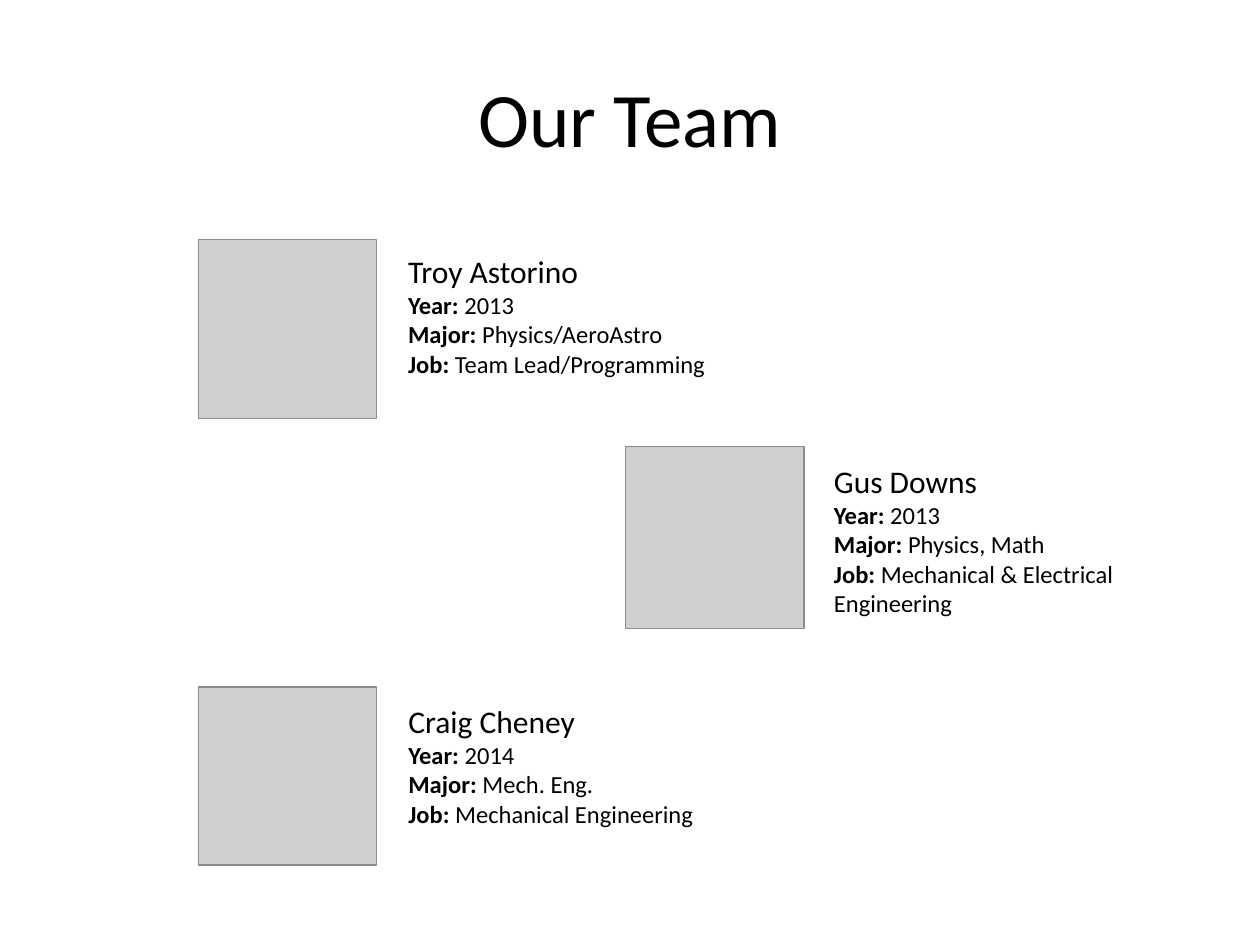
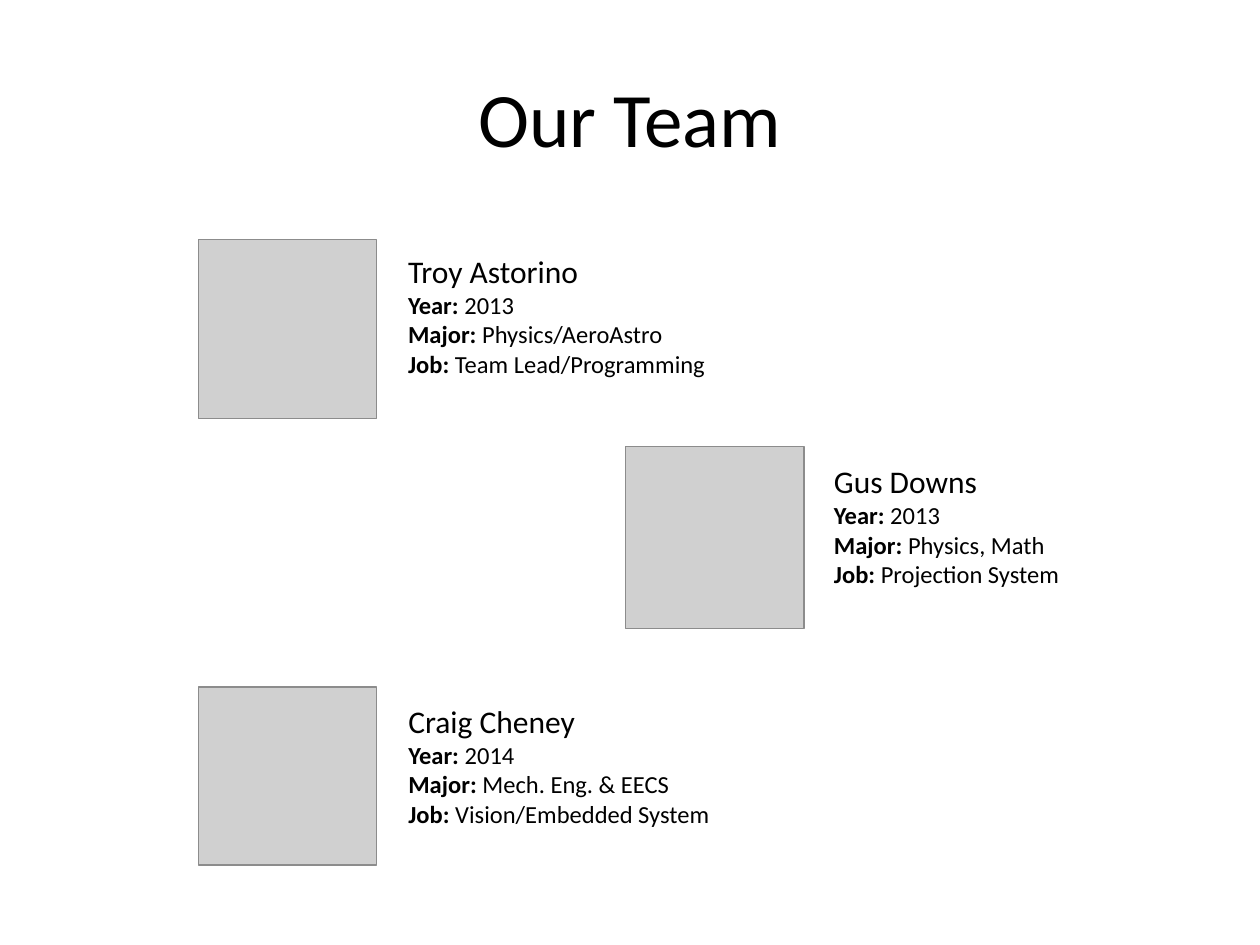
Before and after one commit to troyastorino/dcba, a slide deck: slide 10 of presentations/10-slide-pitch/initial-10-slide-pitch.pptx (slide 8 before the commit). Drawn at 1260x945 pixels with LibreOffice and Linux fonts; fonts in the diff are those of the drawing; grey boxes stand for pictures. Boxes give left, top, right and bottom in pixels: in the first picture for what was removed or moved away, otherwise in the second. Text is boxed around its words. In the diff, an @@ line names an element or a change of style, - is before the commit and + after.

```diff
--- a/presentations/10-slide-pitch/initial-10-slide-pitch.pptx
+++ b/presentations/10-slide-pitch/initial-10-slide-pitch.pptx
@@ text at box(834, 565, 1059, 588): text changed @@
-Job: Mechanical & Electrical Engineering
+Job: Projection System
@@ text at box(408, 776, 709, 827): text changed @@
-Major: Mech. Eng.
-Job: Mechanical Engineering
+Major: Mech. Eng. & EECS
+Job: Vision/Embedded System
```
Also in this commit, not shown: 2 other slides changed, 4 slides added, 2 slides removed, 5 other files.
